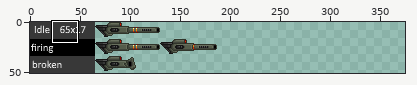
Sprite sheet -- monsters/boss/unboundtankboss/barrel/barrel.png. The first picture is a wide view before the edit; the outline marks the close-up.
Close-up. As it was:
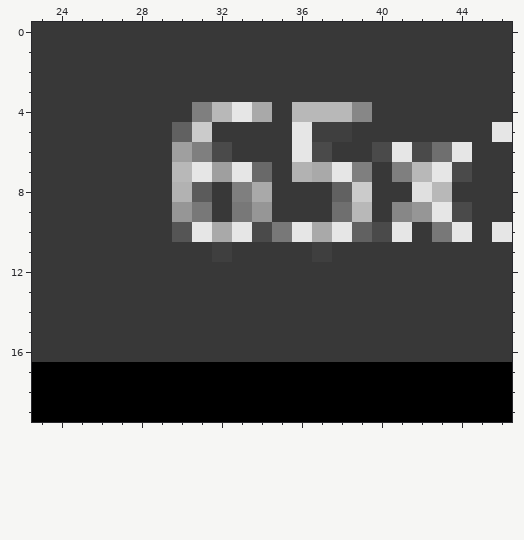
The file is 195x51 pixels. Pixels under 10% opacity are left out. Colours within 5 levels of each other are drawn and written as one. Shown: x 23..46, y 0..19. The old version is drawn lined up with the new one, on the new canvas. The wide view leaves out empty margins. The commit also changed other parts of the picture, which this record leaves out.
The result:
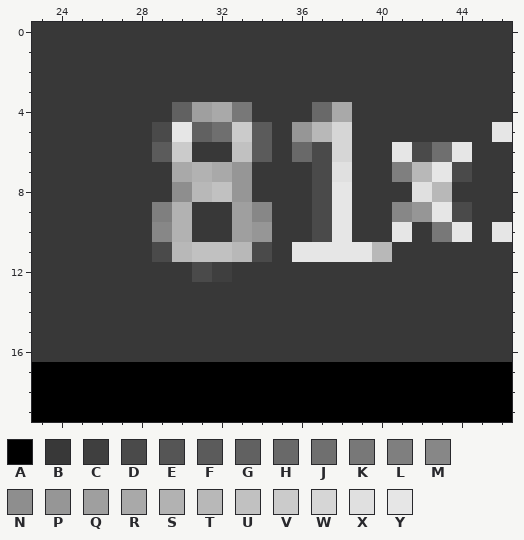
Palette (. is transparent): A #000000  B #383838  C #3f3f3f  D #4a4a4a  E #555555  F #5b5b5b  G #616161  H #696969  J #6f6f6f  K #787878  L #7f7f7f  M #878787  N #8e8e8e  P #969696  Q #9f9f9f  R #a9a9a9  S #b2b2b2  T #b8b8b8  U #c1c1c1  V #cbcbcb  W #d6d6d6  X #e0e0e0  Y #e6e6e6
The exact change:
canvas 195x51 -> 405x51
y 4: x 30..34 BLTYR -> GQRKB; x 36..39 TTTM -> BHRB
y 5: x 29..34 BGVBBB -> DYGJVF; x 36..38 YCC -> PTW
y 6: x 29..34 BQLDBB -> FVBBUF; x 36 Y -> H; x 38 B -> W; x 40 D -> B
y 7: x 30..34 TYQYH -> RSRPB; x 36..39 SRYL -> BDXB
y 8: x 30..34 SFBLR -> NTUPB; x 37..39 BGV -> DYB
y 9: x 29..31 BPK -> LSB; x 33..34 KP -> QM; x 37..39 BJT -> DYB
y 10: x 29..37 BEYRYDKYR -> MSBBQPBBD; x 39..40 GD -> BB
y 11: x 29..34 BBBCBB -> DTUUTD; x 36..40 BCBBB -> YYYYT
y 12: x 31..32 BB -> DC
Boxes around the changes in both close-ups, in picture pixels (x1, y1, x2, y2):
changed: (152, 102, 392, 282)
